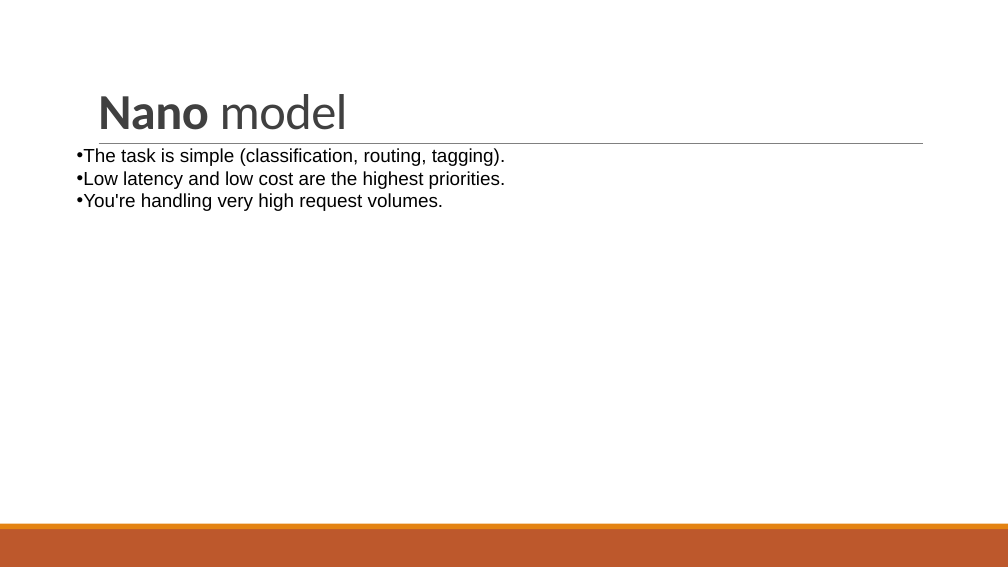
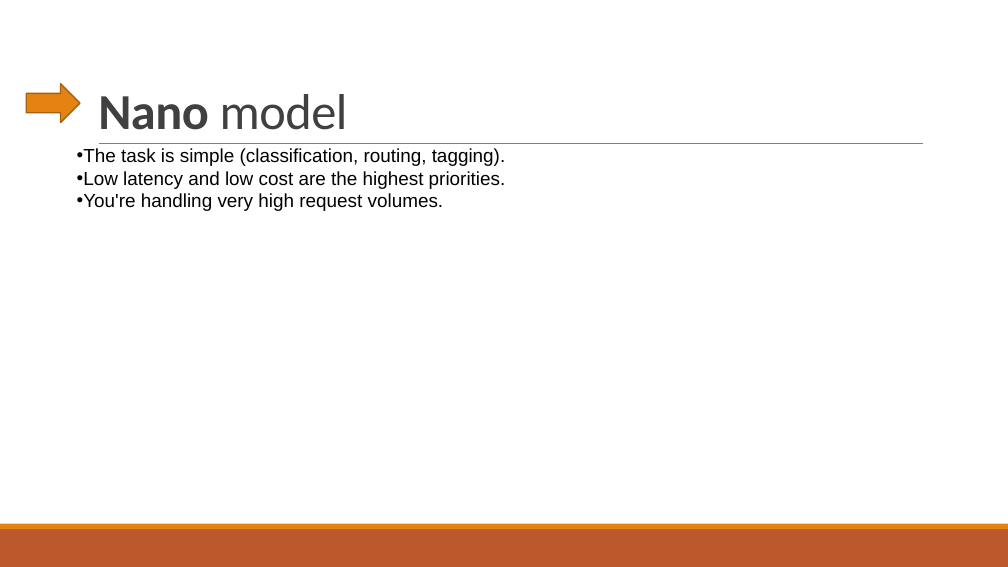
Before and after one commit to deveshomar/EducationAIAgent, a slide deck: slide 6 of session3/Choosing Between Models.pptx. Drawn at 1008x567 pixels with LibreOffice and Linux fonts; fonts in the diff are those of the drawing. Boxes give left, top, right and bottom in pixels: in the first picture for what was removed or moved away, otherwise in the second. Text is boxed around its words. In the diff, an @@ line names an element or a change of style, - is before the commit and + after.

```diff
--- a/session3/Choosing Between Models.pptx
+++ b/session3/Choosing Between Models.pptx
@@ right arrow added at (26,84,80,123), fill #E48312, outline #A9610D 1.25 pt @@
```
Also in this commit, not shown: 11 other slides changed, 18 other files.
